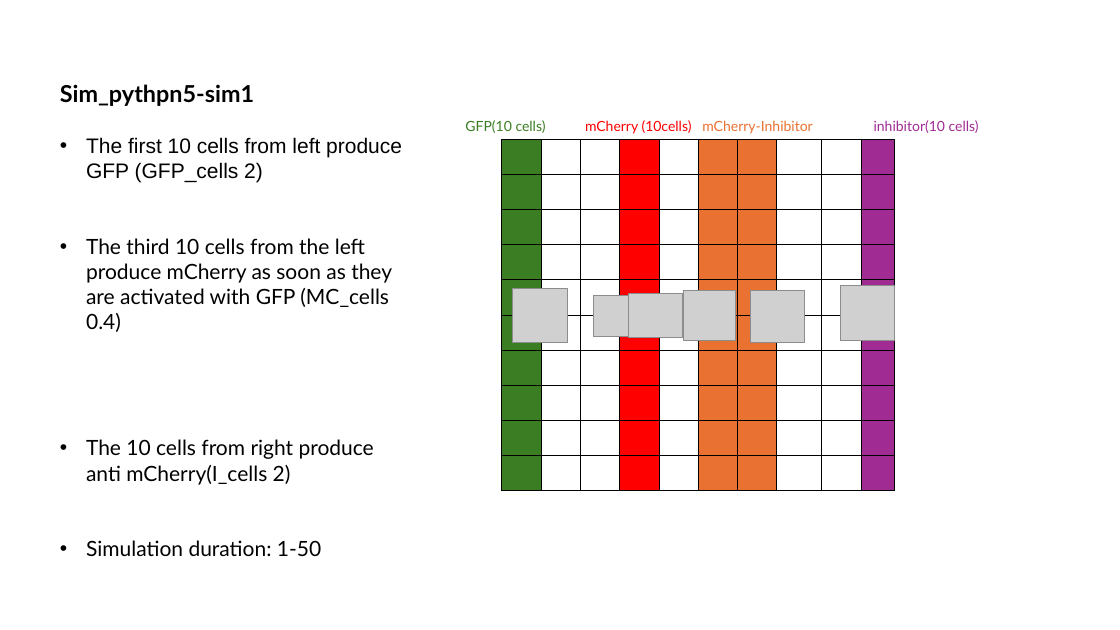
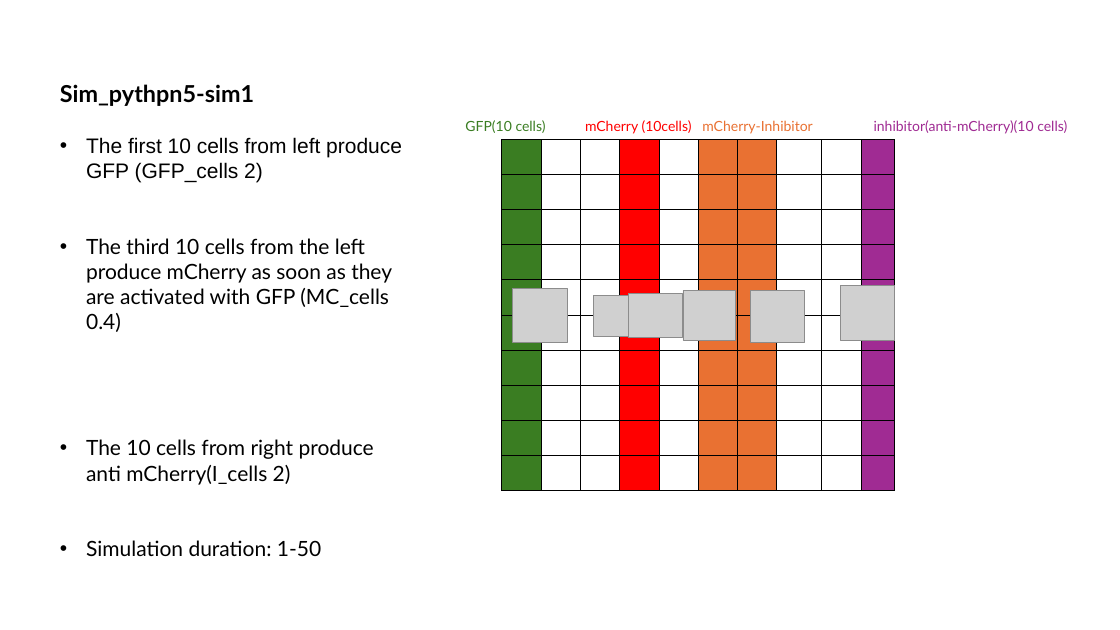
Before and after one commit to LoqmanSamani/grn-designer, a slide deck: slide 5 of sim_system.pptx. Drawn at 1120x630 pixels with LibreOffice and Linux fonts; fonts in the diff are those of the drawing; grey boxes stand for pictures. Boxes give left, top, right and bottom in pixels: in the first picture for what was removed or moved away, otherwise in the second. Text is boxed around its words. In the diff, an @@ line names an element or a change of style, - is before the commit and + after.

```diff
--- a/sim_system.pptx
+++ b/sim_system.pptx
@@ text in rectangle at bbox=[465, 120, 1067, 134]: text changed @@
-GFP(10 cells) mCherry (10cells) mCherry-Inhibitor inhibitor(10 cells)
+GFP(10 cells) mCherry (10cells) mCherry-Inhibitor inhibitor(anti-mCherry)(10 cells)
```
Also in this commit, not shown: 2 other slides changed.
